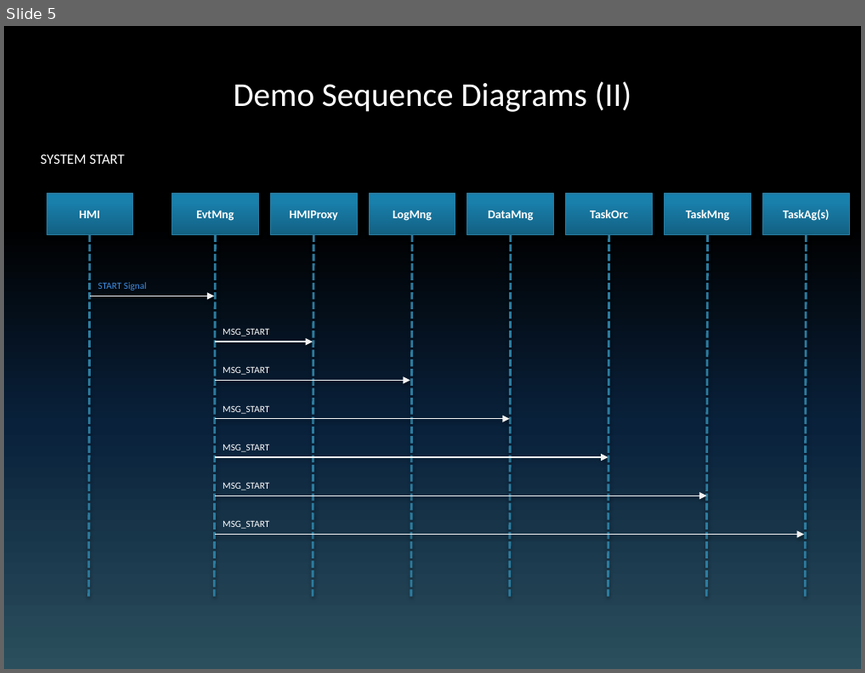
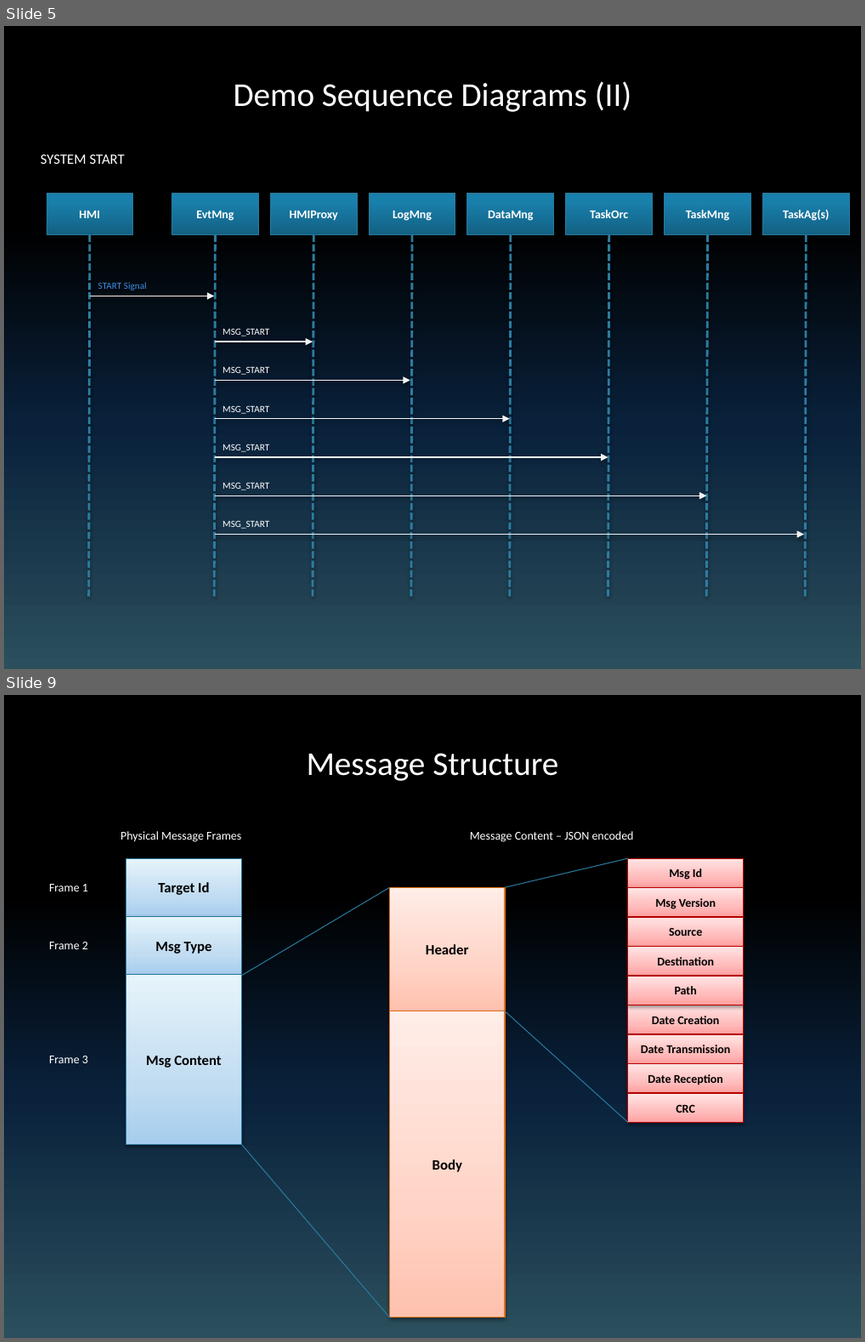
Before and after one commit to aardalath/qpf, a slide deck: doc/QPF_Prototype.pptx. Shown one above the other, each under a label of ours: slide 5 before the commit, slides 5 and 9 after it; the slides between them are not shown. The pictures are 865x673 and 865x1342 pixels, drawn with LibreOffice and Linux fonts; fonts in the diff are those of the drawing. Boxes give left, top, right and bottom in pixels: in the first picture for what was removed or moved away, otherwise in the second. Text is boxed around its words. In the diff, an @@ line names an element or a change of style, - is before the commit and + after.

```diff
--- a/doc/QPF_Prototype.pptx
+++ b/doc/QPF_Prototype.pptx
@@ slide 9 added at bbox=[4, 695, 861, 1338], background gradient #000000 to #09213B to #2B4F5D @@
@@ title added at bbox=[307, 753, 558, 781], 28 pt, text #FFFFFF @@
+Message Structure
@@ text added at bbox=[120, 831, 241, 842], 10 pt, text #FFFFFF @@
+Physical Message Frames
@@ text added at bbox=[470, 831, 634, 842], 10 pt, text #FFFFFF @@
+Message Content – JSON encoded
@@ rectangle added at bbox=[126, 859, 241, 917], fill gradient #A6CEEE to #C1DCF2 to #E7F2FB, outline #287A9E 0.75 pt, 12 pt, text #000000, bold @@
+Target Id
@@ line added from (505, 887) to (628, 859), #287A9E 0.75 pt @@
@@ rectangle added at bbox=[628, 859, 743, 888], fill gradient #FFA0A0 to #FFBCBC to #FFE5E5, outline #BC0000 0.75 pt, 10 pt, text #000000, bold @@
+Msg Id
@@ text added at bbox=[49, 884, 88, 891], 10 pt, text #FFFFFF @@
+Frame 1
@@ line added from (241, 975) to (390, 887), #287A9E 0.75 pt @@
@@ rectangle added at bbox=[390, 887, 505, 1010], fill gradient #FFC3AF to #FFD4C7 to #FFEEEA, outline #E27218 0.75 pt, 12 pt, text #000000, bold @@
+Header
@@ rectangle added at bbox=[628, 888, 743, 917], fill gradient #FFA0A0 to #FFBCBC to #FFE5E5, outline #BC0000 0.75 pt, 10 pt, text #000000, bold @@
+Msg Version
@@ rectangle added at bbox=[126, 916, 241, 975], fill gradient #A6CEEE to #C1DCF2 to #E7F2FB, outline #287A9E 0.75 pt, 12 pt, text #000000, bold @@
+Msg Type
@@ rectangle added at bbox=[628, 917, 743, 946], fill gradient #FFA0A0 to #FFBCBC to #FFE5E5, outline #BC0000 0.75 pt, 10 pt, text #000000, bold @@
+Source
@@ text added at bbox=[49, 941, 88, 949], 10 pt, text #FFFFFF @@
+Frame 2
@@ rectangle added at bbox=[628, 946, 743, 975], fill gradient #FFA0A0 to #FFBCBC to #FFE5E5, outline #BC0000 0.75 pt, 10 pt, text #000000, bold @@
+Destination
@@ rectangle added at bbox=[126, 975, 241, 1144], fill gradient #A6CEEE to #C1DCF2 to #E7F2FB, outline #287A9E 0.75 pt, 12 pt, text #000000, bold @@
+Msg Content
@@ rectangle added at bbox=[628, 976, 743, 1005], fill gradient #FFA0A0 to #FFBCBC to #FFE5E5, outline #BC0000 0.75 pt, 10 pt, text #000000, bold @@
+Path
@@ rectangle added at bbox=[390, 1011, 505, 1317], fill gradient #FFC3AF to #FFD4C7 to #FFEEEA, outline #E27218 0.75 pt, 12 pt, text #000000, bold @@
+Body
@@ line added from (505, 1011) to (628, 1123), #287A9E 0.75 pt @@
@@ rectangle added at bbox=[628, 1005, 743, 1034], fill gradient #FFA0A0 to #FFBCBC to #FFE5E5, outline #BC0000 0.75 pt, 10 pt, text #000000, bold @@
+Date Creation
@@ rectangle added at bbox=[628, 1034, 743, 1063], fill gradient #FFA0A0 to #FFBCBC to #FFE5E5, outline #BC0000 0.75 pt, 10 pt, text #000000, bold @@
+Date Transmission
@@ text added at bbox=[49, 1055, 88, 1063], 10 pt, text #FFFFFF @@
+Frame 3
@@ rectangle added at bbox=[628, 1063, 743, 1093], fill gradient #FFA0A0 to #FFBCBC to #FFE5E5, outline #BC0000 0.75 pt, 10 pt, text #000000, bold @@
+Date Reception
@@ rectangle added at bbox=[628, 1094, 743, 1123], fill gradient #FFA0A0 to #FFBCBC to #FFE5E5, outline #BC0000 0.75 pt, 10 pt, text #000000, bold @@
+CRC
@@ line added from (241, 1144) to (390, 1317), #287A9E 0.75 pt @@
```
Also in this commit, not shown: 3 slides changed, 1 other slide added, 2 other files.
